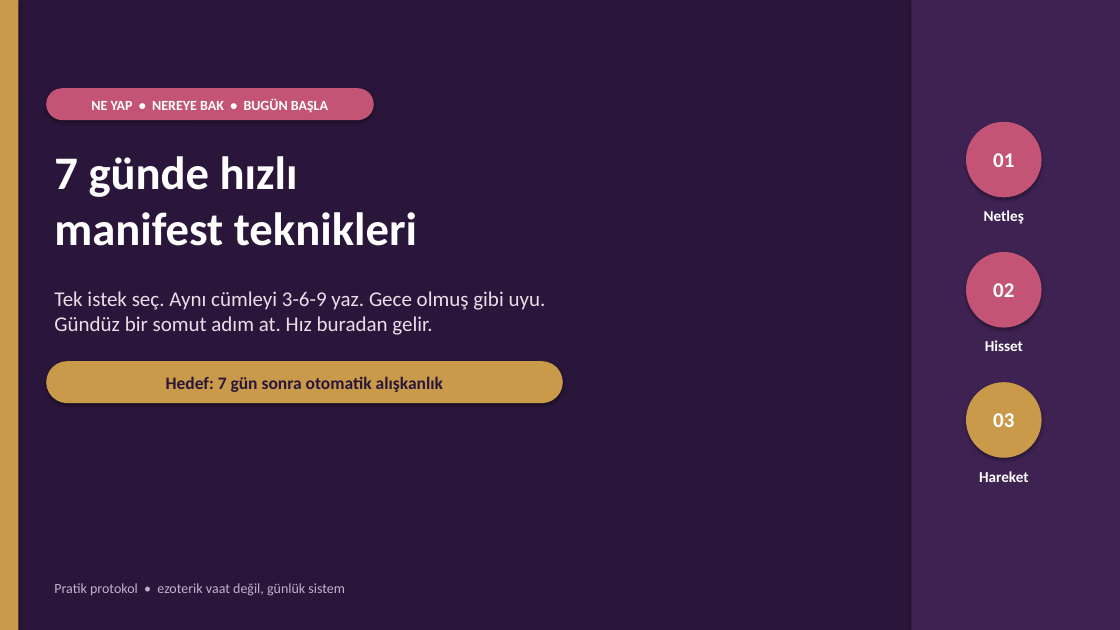
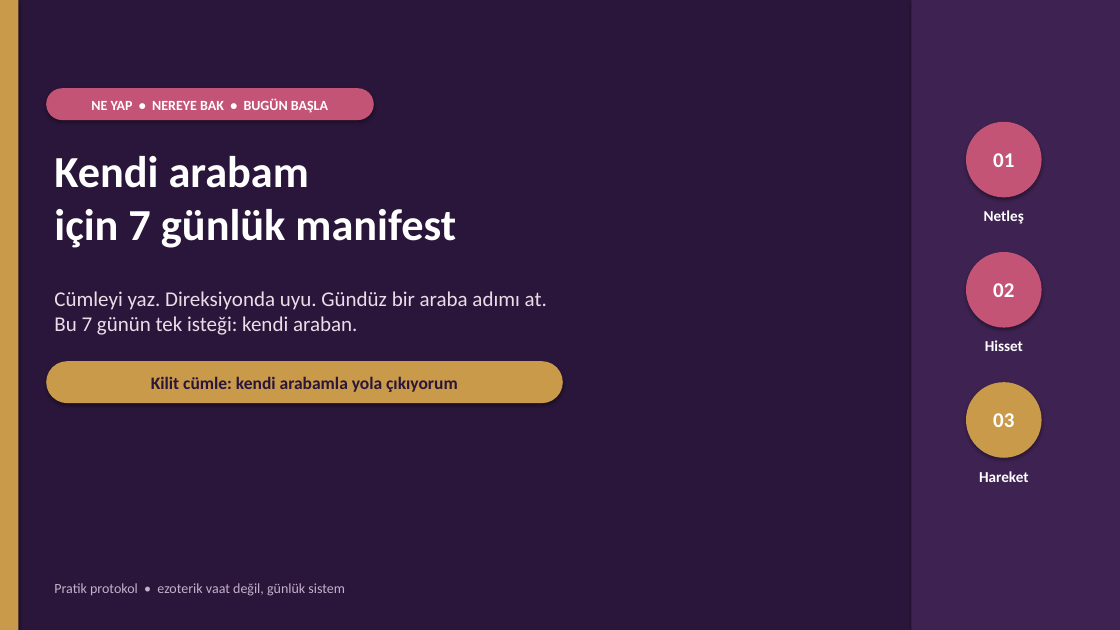
Before and after one commit to iremalisan/alisansges, a slide deck: slide 1 of rehber/Hizli_Manifest_Teknikleri.pptx. Drawn at 1120x630 pixels with LibreOffice and Linux fonts; fonts in the diff are those of the drawing. Boxes give left, top, right and bottom in pixels: in the first picture for what was removed or moved away, otherwise in the second. Text is boxed around its words. In the diff, an @@ line names an element or a change of style, - is before the commit and + after.

```diff
--- a/rehber/Hizli_Manifest_Teknikleri.pptx
+++ b/rehber/Hizli_Manifest_Teknikleri.pptx
@@ text at [54, 156, 456, 248]: text changed; size 40 to 38 pt @@
-7 günde hızlı
-manifest teknikleri
+Kendi arabam
+için 7 günlük manifest
@@ text at [54, 291, 547, 335]: text changed @@
-Tek istek seç. Aynı cümleyi 3-6-9 yaz. Gece olmuş gibi uyu.
-Gündüz bir somut adım at. Hız buradan gelir.
+Cümleyi yaz. Direksiyonda uyu. Gündüz bir araba adımı at.
+Bu 7 günün tek isteği: kendi araban.
@@ text at [151, 376, 458, 392]: text changed @@
-Hedef: 7 gün sonra otomatik alışkanlık
+Kilit cümle: kendi arabamla yola çıkıyorum
```
Also in this commit, not shown: 11 other slides changed, 20 other files.
